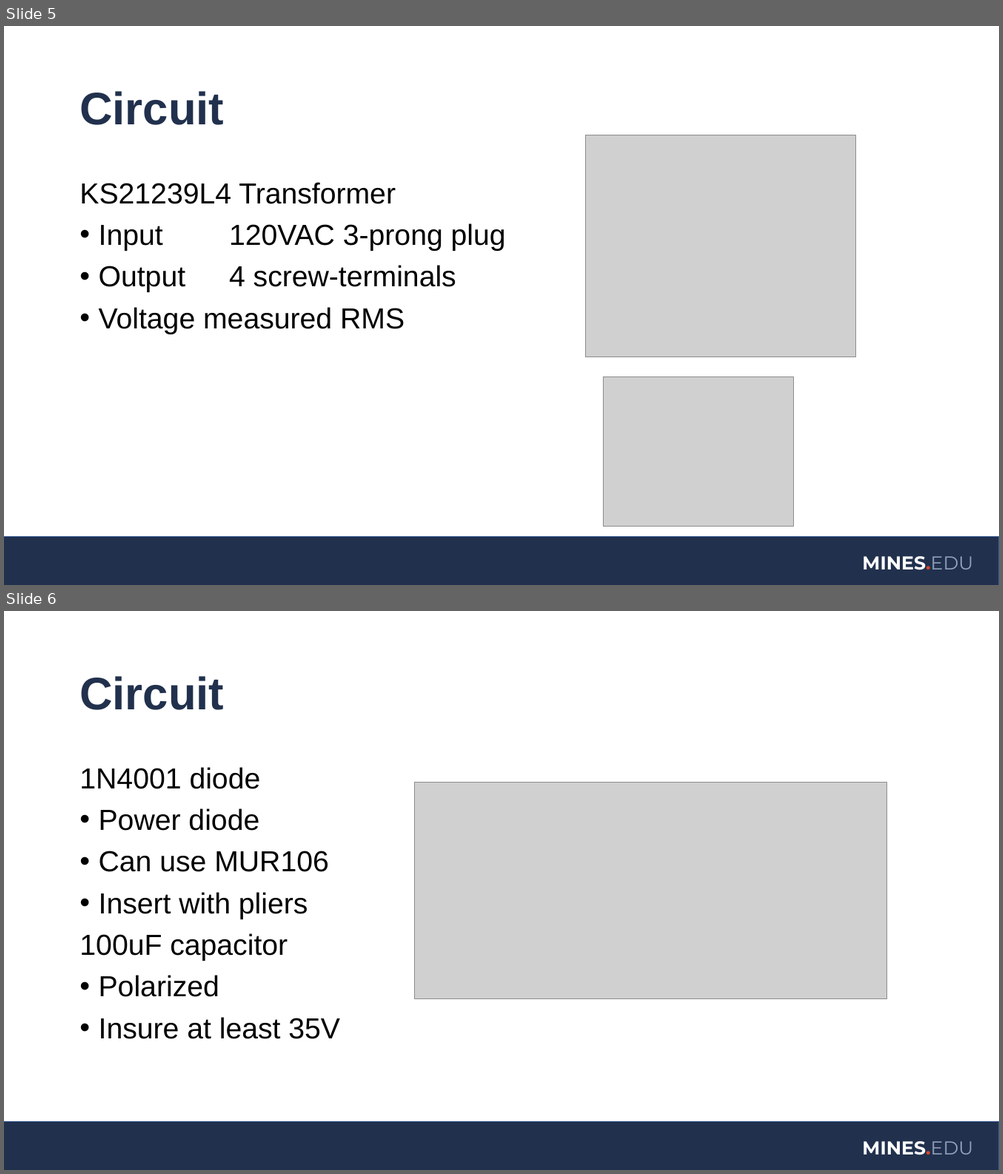
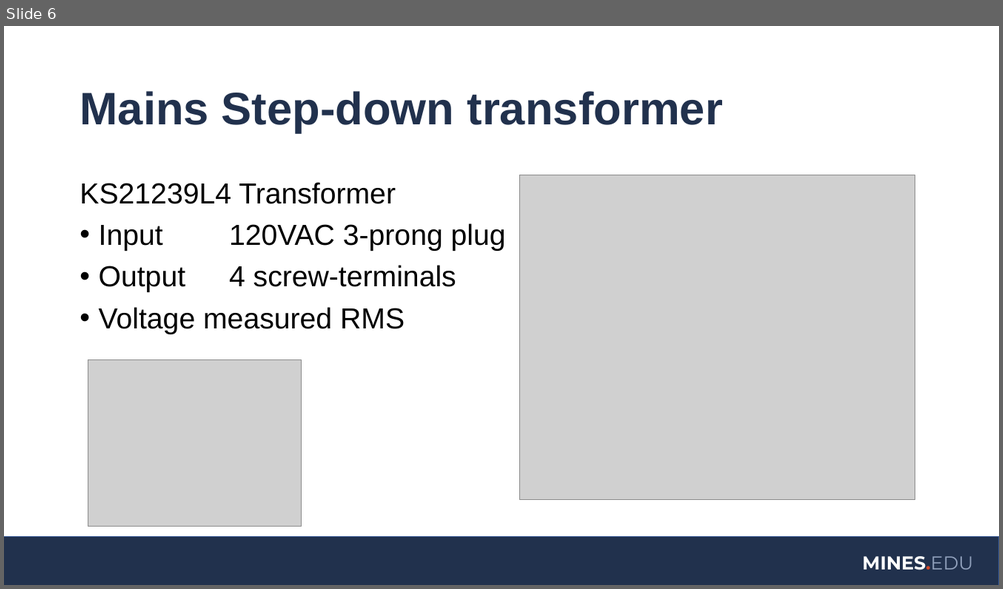
Before and after one commit to coulston/Active-Devices, a slide deck: Labs/lab41 rectifierWithBuck/rectifierWithBuck.pptx. Shown one above the other, each under a label of ours: slides 5 and 6 before the commit, slide 6 after it. The pictures are 1003x1174 and 1003x589 pixels, drawn with LibreOffice and Linux fonts; fonts in the diff are those of the drawing; grey boxes stand for pictures; background and template pictures are left out. Boxes give left, top, right and bottom in pixels: in the first picture for what was removed or moved away, otherwise in the second. Text is boxed around its words. In the diff, an @@ line names an element or a change of style, - is before the commit and + after.

```diff
--- a/Labs/lab41 rectifierWithBuck/rectifierWithBuck.pptx
+++ b/Labs/lab41 rectifierWithBuck/rectifierWithBuck.pptx
@@ slide 6 removed at [4,611,999,1170], background #FFFFFF; not listed: 2 template elements that a slide beside it also shows @@
@@ title removed at [79,676,224,710] @@
-Circuit
@@ text removed at [79,767,340,1039] @@
-1N4001 diode
-• Power diode
-• Can use MUR106
-• Insert with pliers
-100uF capacitor
-• Polarized
-• Insure at least 35V
@@ picture removed at [415,783,888,999] @@
@@ what was slide 5 is now slide 6 @@
@@ slide 6 changed as well @@
@@ title at [79,91,723,133]: text changed @@
-Circuit
+Mains Step-down transformer
@@ picture: place and size @@
-picture at [585,135,855,358]
+picture at [520,175,915,500]
@@ picture: place and size @@
-picture at [603,378,794,527]
+picture at [88,360,301,527]
```
Also in this commit, not shown: 4 other slides changed, 6 slides added, 2 other slides removed, 1 other file.
